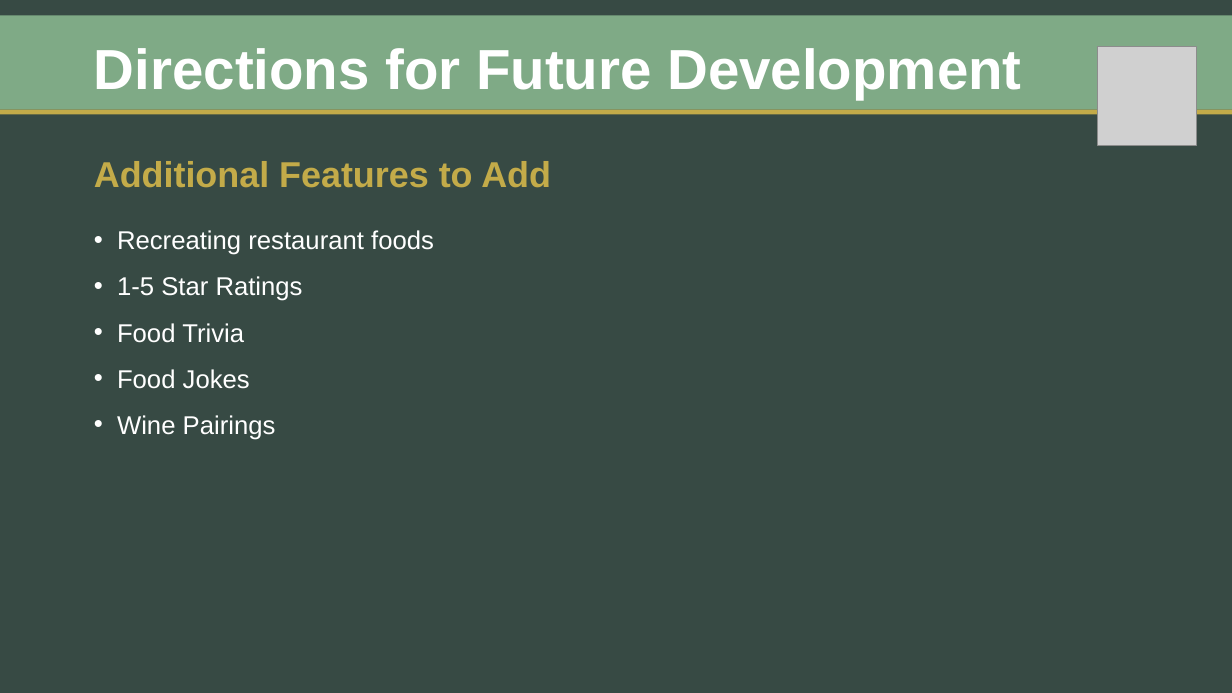
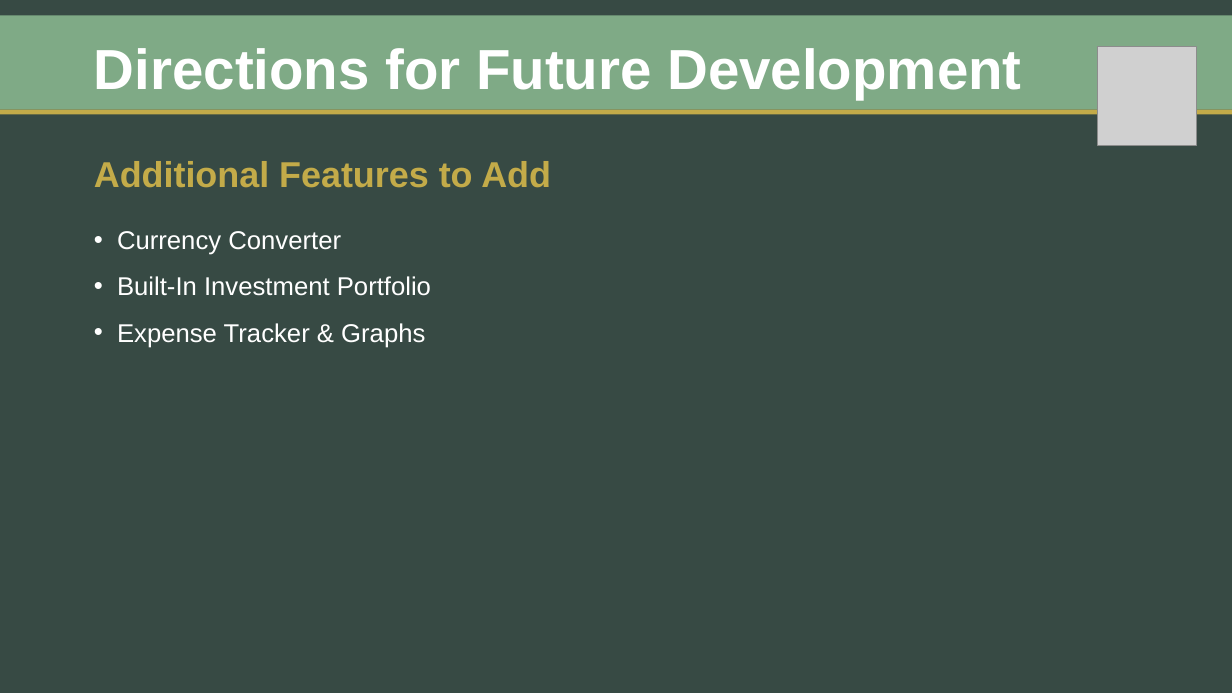
Before and after one commit to zibrahim2046/Project2, a slide deck: slide 7 of FACIA-Presentation.pptx. Drawn at 1232x693 pixels with LibreOffice and Linux fonts; fonts in the diff are those of the drawing; grey boxes stand for pictures. Boxes give left, top, right and bottom in pixels: in the first picture for what was removed or moved away, otherwise in the second. Text is boxed around its words. In the diff, an @@ line names an element or a change of style, - is before the commit and + after.

```diff
--- a/FACIA-Presentation.pptx
+++ b/FACIA-Presentation.pptx
@@ text at (117,231,431,348): text changed @@
-• Recreating restaurant foods
-• 1-5 Star Ratings
-• Food Trivia
-• Food Jokes
-• Wine Pairings
+• Currency Converter
+• Built-In Investment Portfolio
+• Expense Tracker & Graphs
```
Also in this commit, not shown: 4 other slides changed.
